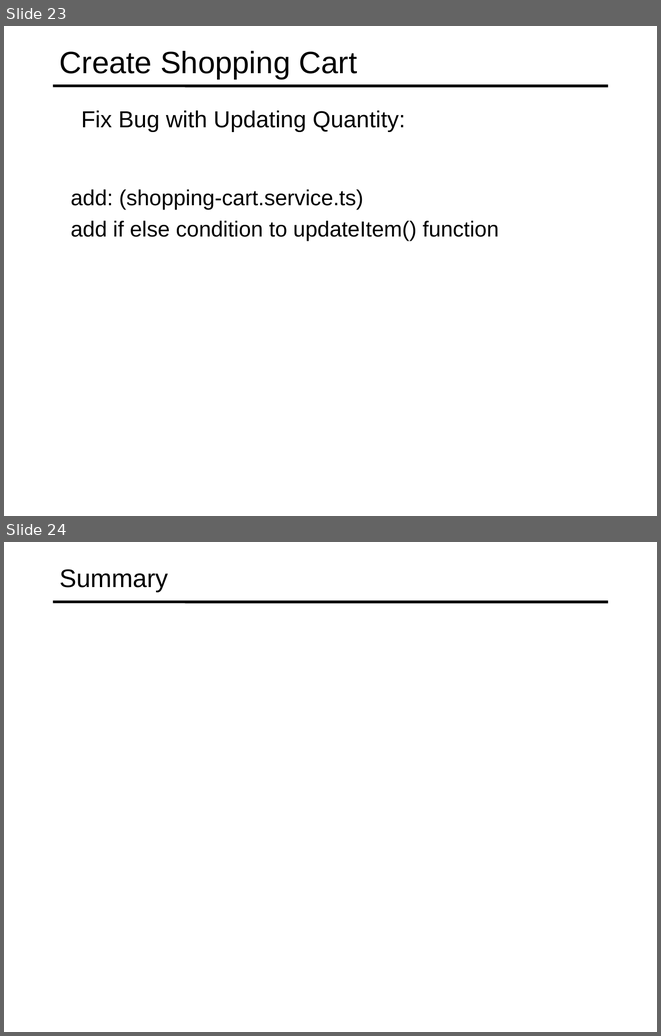
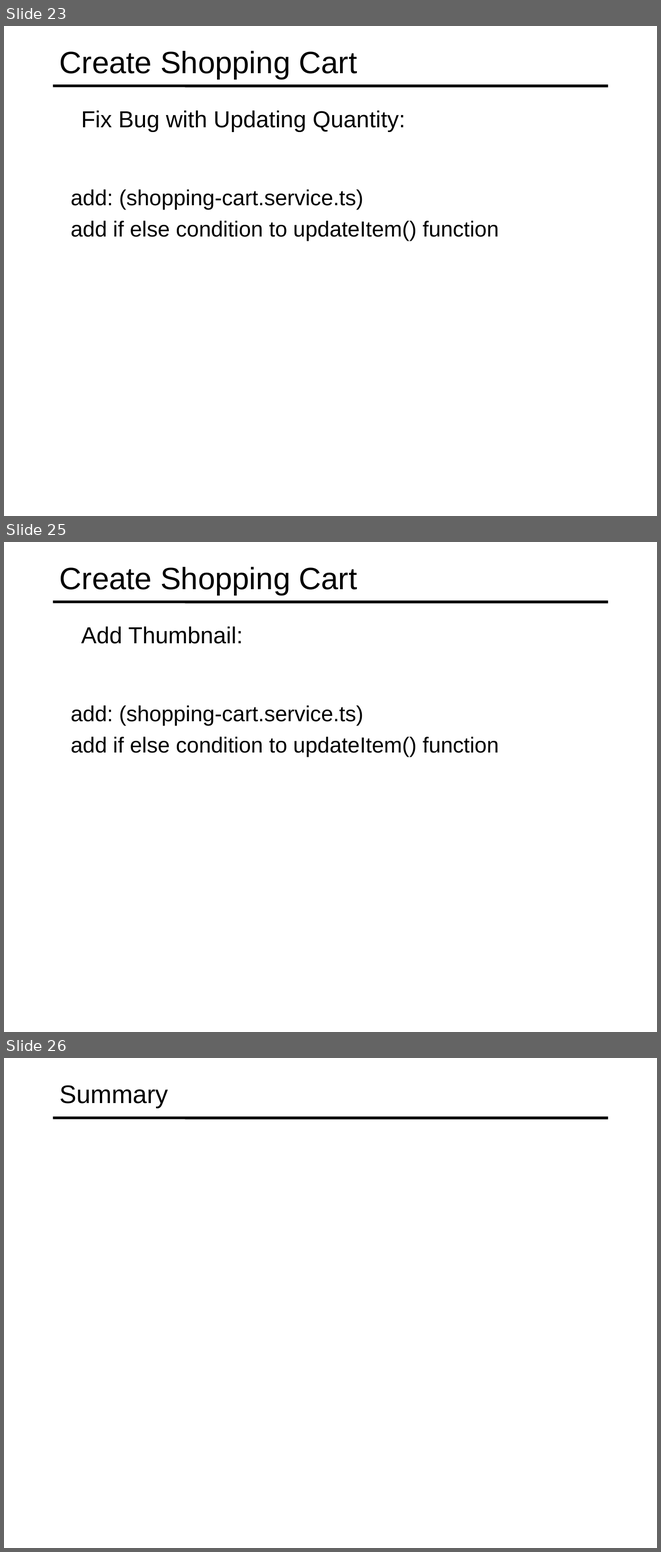
Before and after one commit to specter01wj/Jago_Link_Training, a slide deck: Angular/Angular7/Angular Advanced Course/Project/21.Project_Shopping Cart Module/L5_Project_Shopping Cart Module.ppt. Shown one above the other, each under a label of ours: slides 23 and 24 before the commit, slides 23, 25 and 26 after it; the slides between them are not shown. The pictures are 661x1036 and 661x1552 pixels, drawn with LibreOffice and Linux fonts; fonts in the diff are those of the drawing. Boxes give left, top, right and bottom in pixels: in the first picture for what was removed or moved away, otherwise in the second. Text is boxed around its words. In the diff, an @@ line names an element or a change of style, - is before the commit and + after.

Commit message:
11/04/2019 v1

```diff
--- a/Angular/Angular7/Angular Advanced Course/Project/21.Project_Shopping Cart Module/L5_Project_Shopping Cart Module.ppt
+++ b/Angular/Angular7/Angular Advanced Course/Project/21.Project_Shopping Cart Module/L5_Project_Shopping Cart Module.ppt
@@ slide 25 added at bbox=[4, 542, 657, 1032], background #FFFFFF; not listed: 1 template element that a slide beside it also shows @@
@@ title added at bbox=[60, 567, 358, 595], 34 pt, text #000000 @@
+Create Shopping Cart
@@ text added at bbox=[81, 626, 243, 644], 25.5 pt, text #000000 @@
+  Add Thumbnail:
@@ text added at bbox=[71, 705, 499, 757], 24 pt, text #000000 @@
+  add: (shopping-cart.service.ts)
+  add if else condition to updateItem() function
@@ what was slide 24 is now slide 26 @@
```
Also in this commit, not shown: 1 other slide added.
